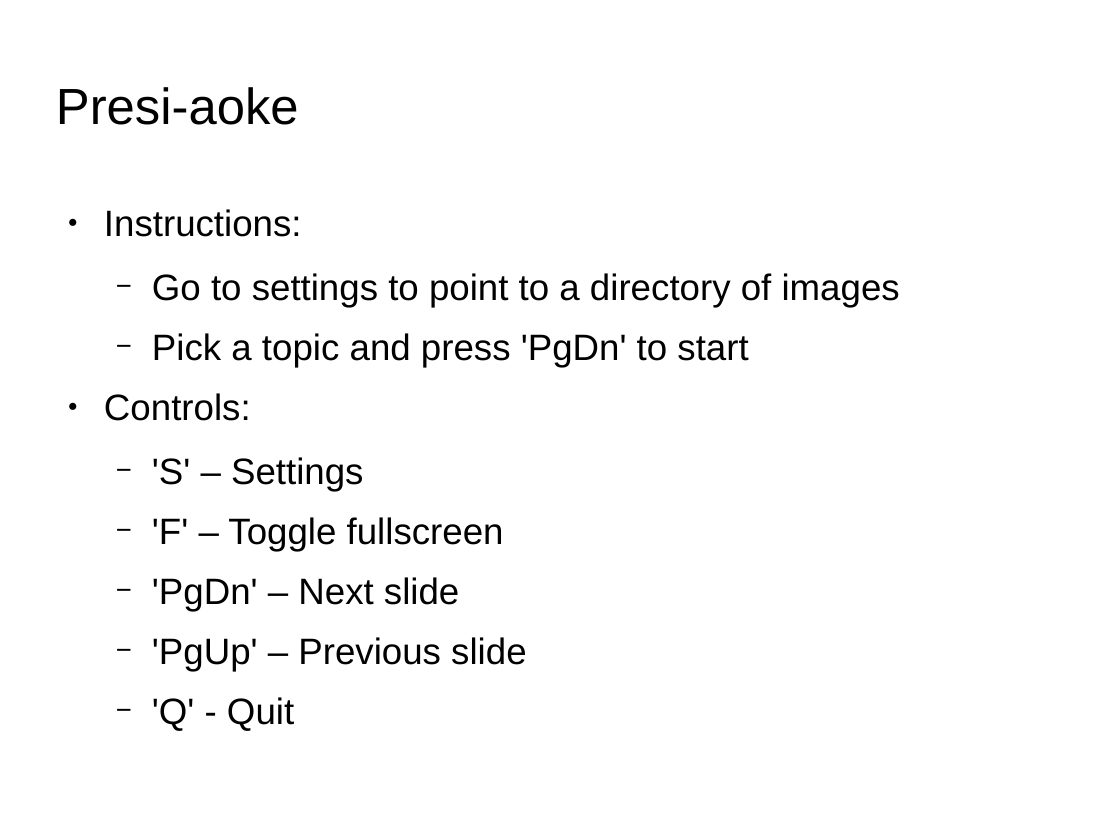
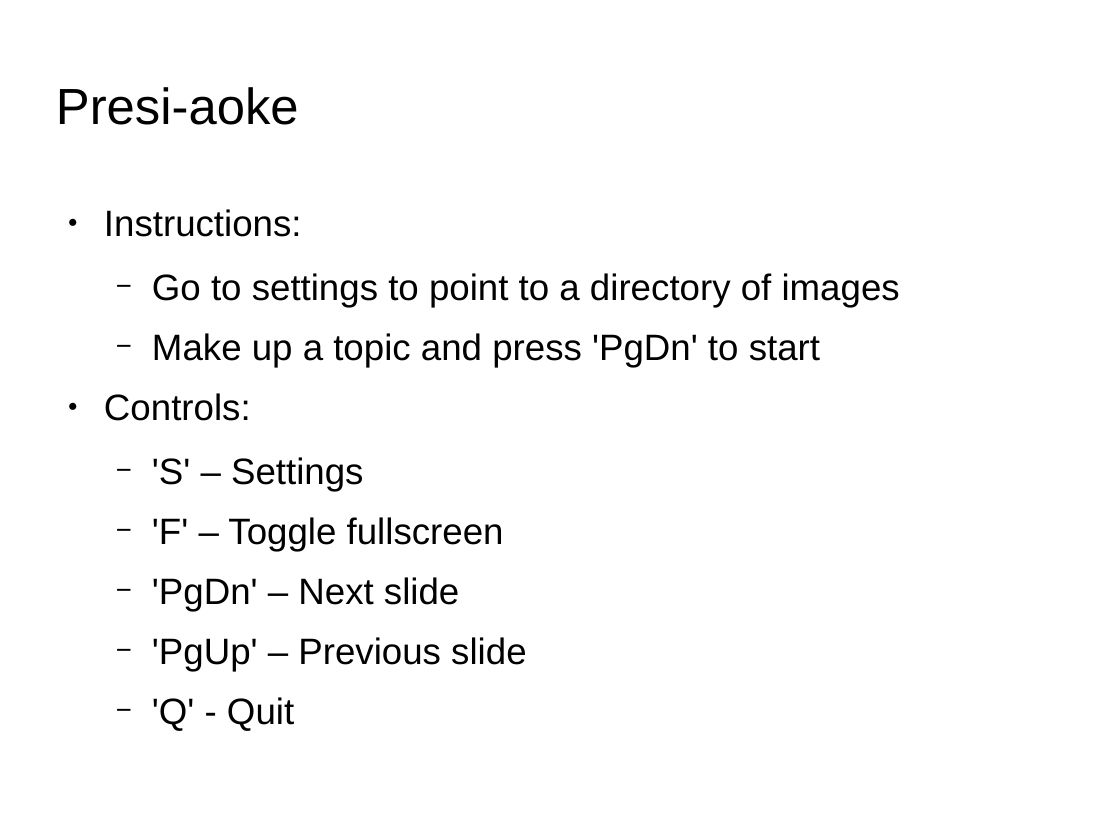
Before and after one commit to fhunleth/presi-aoke, a slide deck: slide 1 of assets/presiaoke.odp. Drawn at 1120x840 pixels with LibreOffice and Linux fonts; fonts in the diff are those of the drawing; background and template pictures are left out. Boxes give left, top, right and bottom in pixels: in the first picture for what was removed or moved away, otherwise in the second. Text is boxed around its words. In the diff, an @@ line names an element or a change of style, - is before the commit and + after.

```diff
--- a/assets/presiaoke.odp
+++ b/assets/presiaoke.odp
@@ text at [152,333,820,368]: text changed @@
-  − Pick a topic and press 'PgDn' to start
+  − Make up a topic and press 'PgDn' to start
```
Also in this commit, not shown: 1 slide added, 1 slide removed, 3 other files.
